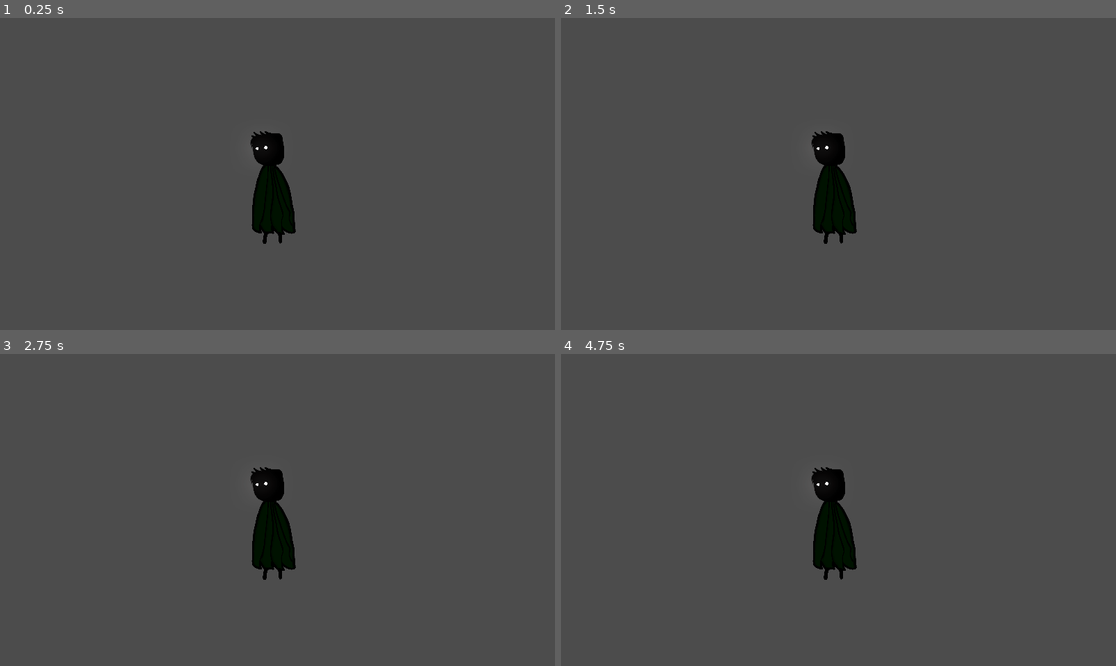
Above: before the commit, frames 1-4 (two rows, left to right).
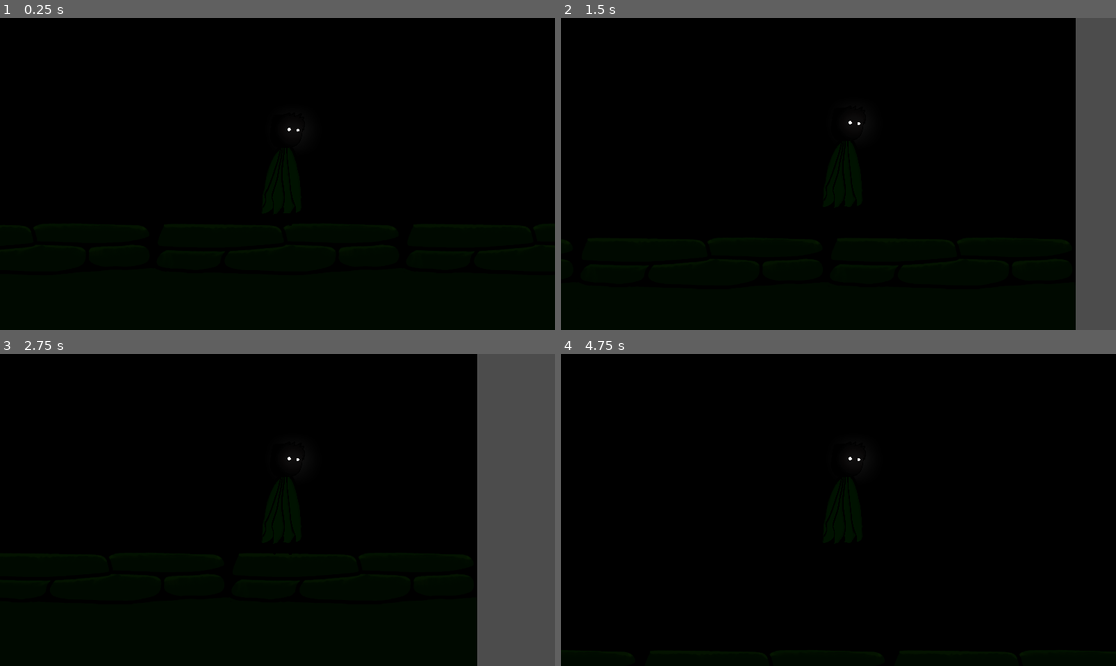
Above: after the commit, the same moments.

Repository: DimensionSquared/Game
Game: Godot game, scene res://Scenes/game.tscn
Same seed, same stepped clock (60 frames per second), same inputs: the game is played once before the commit and once after it.
Inputs:
- Up to frame 1 (0.25 s): no input
- Up to frame 2 (1.5 s): hold Right (Move_right) 0.53-1.28 s; tap Space (Jump) at 0.6, 0.77, 1.07, 1.35 s; hold Left (Move_left) from 1.28 s (still down)
- Up to frame 3 (2.75 s): tap Space (Jump) at 1.52, 1.82, 2.1 s; release Left (Move_left) at 2.03 s; hold Right (Move_right) from 2.03 s (still down)
- Up to frame 4 (4.75 s): tap Space (Jump) at 2.85, 3.02, 3.32, 3.6, 3.77, 4.07, 4.35, 4.52 s; release Right (Move_right) at 3.53 s; hold Left (Move_left) from 3.53 s (still down)

The runs differ from the first frame. In frame 1, 98% of the frame differs, in the area x 0-100%, y 0-100%; in frame 2, 91%; in frame 3, 84%; in frame 4, 98%.
Error before the commit: Invalid access to property or key 'x' on a base object of type 'float'. (res://Scenes/player.gd:18)

Commit message:
Added temp background for movment testing, fixed movment and s-tarted working on camera smoothing for nicer gameplay

Diff:
--- /dev/null
+++ b/Scenes/PlayerCamControll.gd
@@ -0,0 +1,25 @@
+extends Camera3D
+
+@export var target_path: NodePath
+@export var smooth_speed: float = 5.0
+
+var target: Node3D
+
+func _ready():
+	if target_path != null:
+		target = get_node(target_path) as Node3D
+
+func _process(delta):
+	if target == null:
+		return
+
+	var desired_position = target.global_transform.origin
+	var current_position = global_transform.origin
+
+	desired_position.z = current_position.z
+
+	# Smooth
+	var new_position = current_position.lerp(desired_position, delta * smooth_speed)
+
+	# Set the new camera transform
+	global_transform.origin = new_position
--- a/Scenes/game.tscn
+++ b/Scenes/game.tscn
@@ -1,7 +1,21 @@
-[gd_scene load_steps=2 format=3 uid="uid://rwrgrgogyffm"]
+[gd_scene load_steps=4 format=3 uid="uid://rwrgrgogyffm"]
 
 [ext_resource type="PackedScene" uid="uid://y7yahejeiy3j" path="res://Scenes/player.tscn" id="1_ebmjs"]
+[ext_resource type="Texture2D" uid="uid://b38g1ot7e55qs" path="res://assets/Scene Assets/Tilesets/Test tilesets/BasicBrickroadtiles.png" id="2_qxrlw"]
+
+[sub_resource type="BoxShape3D" id="BoxShape3D_wrm1d"]
+size = Vector3(59.5449, 12.3462, 44.1948)
 
 [node name="Node3D" type="Node3D"]
 
+[node name="Sprite3D" type="Sprite3D" parent="."]
+texture = ExtResource("2_qxrlw")
+
 [node name="Player" parent="." instance=ExtResource("1_ebmjs")]
+transform = Transform3D(1, 0, 0, 0, 1, 0, 0, 0, 1, 0, 0, 3.62372)
+
+[node name="StaticBody3D" type="StaticBody3D" parent="."]
+
+[node name="CollisionShape3D" type="CollisionShape3D" parent="StaticBody3D"]
+transform = Transform3D(1, 0, 0, 0, 1, 0, 0, 0, 1, -1.54796, -16.5164, 2.71011)
+shape = SubResource("BoxShape3D_wrm1d")
--- a/Scenes/player.gd
+++ b/Scenes/player.gd
@@ -1,20 +1,24 @@
 extends CharacterBody3D
 
 
-const SPEED = 5.0
-const JUMP_VELOCITY = 4.5
-
+const SPEED = 20
+const JUMP_VELOCITY = 200
+var GRAVITY = ProjectSettings.get_setting("physics/2d/default_gravity") as float
 
 func _physics_process(delta: float) -> void:
-	# Add the gravity.
+	# Gravity
 	if not is_on_floor():
-		velocity += get_gravity() * delta
+		velocity.y -= GRAVITY * delta
 
-	# Handle jump.
+	# Jumping
 	if Input.is_action_just_pressed("Jump") and is_on_floor():
 		velocity.y = JUMP_VELOCITY
 
+	#collecting input dir
 	var direction = Input.get_axis("Move_left","Move_right")
-	velocity.x = direction.x * SPEED
+	velocity.x = direction * SPEED
+
+	#making sure z dosent change to lock into 2d
+	velocity.z = 0
 
 	move_and_slide()
--- a/Scenes/player.tscn
+++ b/Scenes/player.tscn
@@ -1,7 +1,8 @@
-[gd_scene load_steps=9 format=3 uid="uid://y7yahejeiy3j"]
+[gd_scene load_steps=10 format=3 uid="uid://y7yahejeiy3j"]
 
 [ext_resource type="Script" uid="uid://c64ppj3qwbgig" path="res://Scenes/player.gd" id="1_cvnsp"]
 [ext_resource type="Texture2D" uid="uid://bttpl6upflpq3" path="res://assets/Characters/MainCharacter/Animations/Spritesheetidle1.png" id="1_v0iea"]
+[ext_resource type="Script" uid="uid://b7aqh4olxsno5" path="res://Scenes/PlayerCamControll.gd" id="2_6t5aa"]
 
 [sub_resource type="BoxShape3D" id="BoxShape3D_v0iea"]
 size = Vector3(1.19324, 9.18967, 0.962402)
@@ -46,10 +47,12 @@
 script = ExtResource("1_cvnsp")
 
 [node name="Camera3D" type="Camera3D" parent="."]
-transform = Transform3D(-1, 0, 8.74228e-08, 0, 1, 0, -8.74228e-08, 0, -1, 0, 2, -16.201)
+transform = Transform3D(1, 0, -2.13163e-14, 0, 1, 0, 2.13163e-14, 0, 1, 0, 2, 32.4227)
 projection = 1
 current = true
 size = 25.0
+script = ExtResource("2_6t5aa")
+target_path = NodePath("..")
 
 [node name="CollisionShape3D" type="CollisionShape3D" parent="."]
 transform = Transform3D(3.16714, 0, 0, 0, 1, 0, 0, 0, 1, 0.306005, 1.09315, 0.0187988)
Not shown, added: Scenes/PlayerCamControll.gd.uid
Binary file added: assets/Scene Assets/Tilesets/Test tilesets/BasicBrickroadtiles.png
Not shown, added: assets/Scene Assets/Tilesets/Test tilesets/BasicBrickroadtiles.png.import
